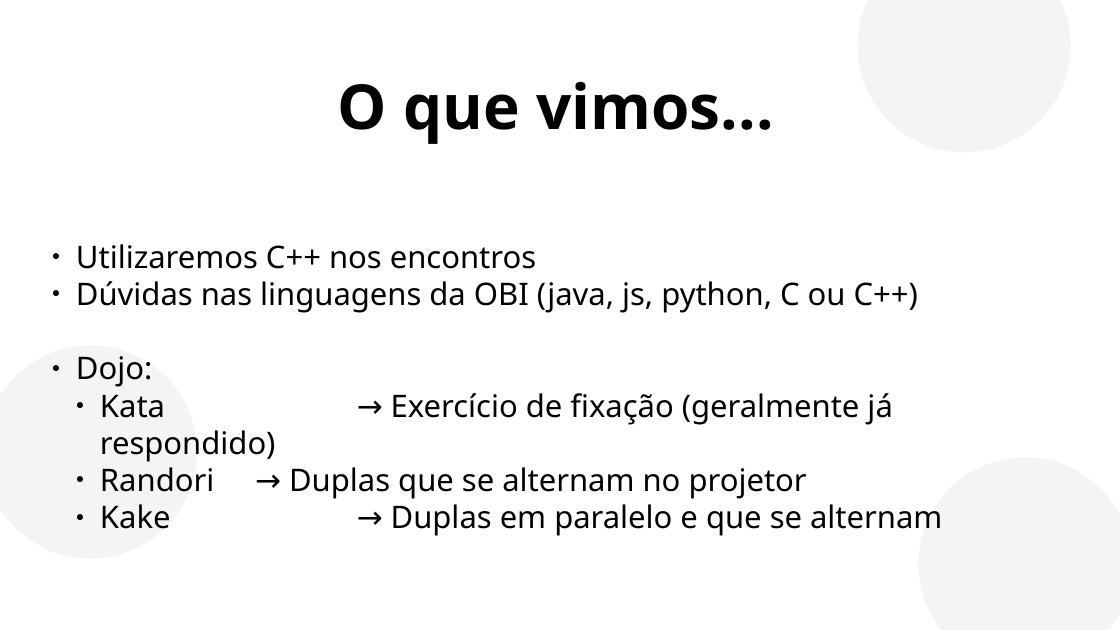
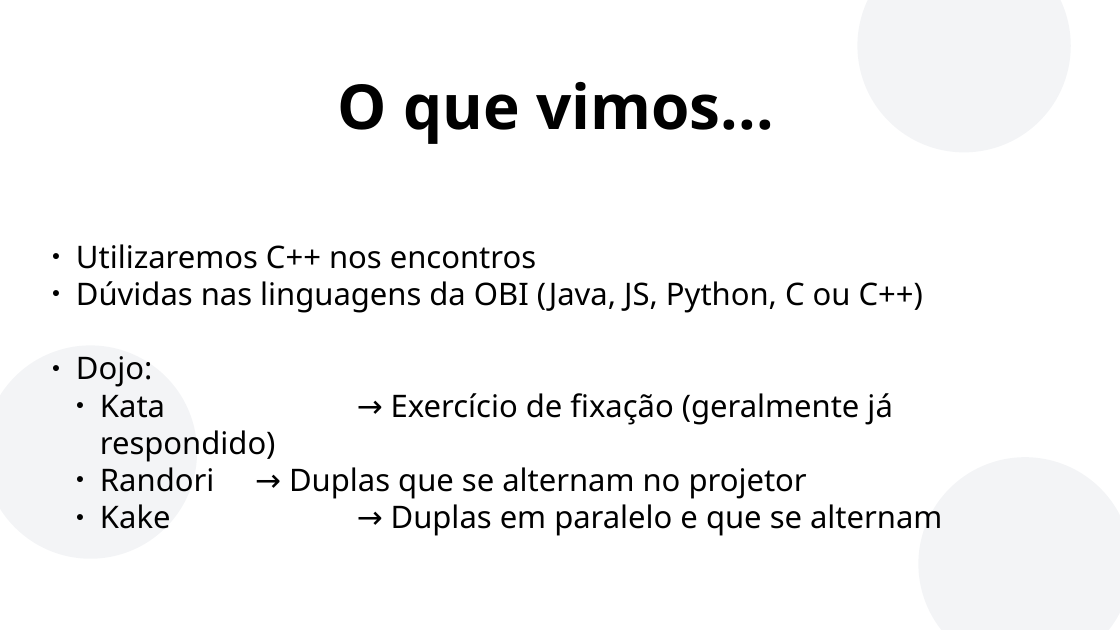
Before and after one commit to R-Stanz/gemp, a slide deck: slide 3 of classes/02-looping_and_conditionals/Aula02.odp. Drawn at 1120x630 pixels with LibreOffice and Linux fonts; fonts in the diff are those of the drawing; background and template pictures are left out. Boxes give left, top, right and bottom in pixels: in the first picture for what was removed or moved away, otherwise in the second. Text is boxed around its words. In the diff, an @@ line names an element or a change of style, - is before the commit and + after.

```diff
--- a/classes/02-looping_and_conditionals/Aula02.odp
+++ b/classes/02-looping_and_conditionals/Aula02.odp
@@ subtitle at (76,281,923,313): text changed @@
-● Dúvidas nas linguagens da OBI (java, js, python, C ou C++)
+● Dúvidas nas linguagens da OBI (Java, JS, Python, C ou C++)
```
Also in this commit, not shown: 5 other slides changed, 1 other file.
